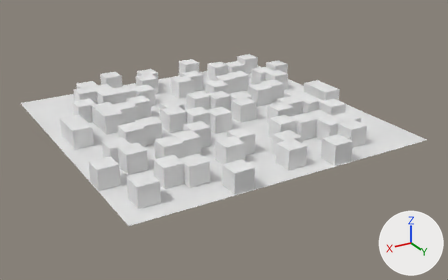
An edit to the Blender file sandbox/intermediary/capturetheflag.blend, drawn before and after from the same camera.
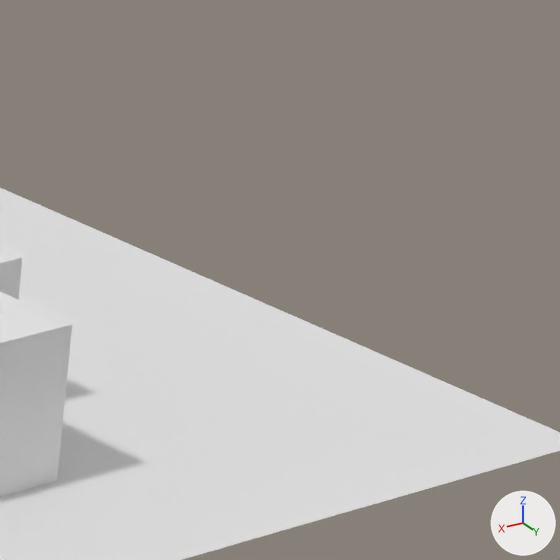
The first picture shows the older version from a camera (50 mm lens) standing at (15.4, 27.4, 12.3) and looking at (-0.4, 1.0, -0.9). The close-ups show both versions on the part from 80% to 95% of the width and 31% to 55% of the height of that picture; other places that the commit changed are outside them. Every picture has the same lights, and +X, +Y and +Z are marked at lower right.

Script lines for the objects in view, before the commit:
```python
me_cube_095 = bpy.data.meshes.new('Cube.095')
me_cube_095.from_pydata(...)  # a box spanning x -1.0..1.0, y -1.0..1.0, z -1.0..1.0
me_cube_095.materials.append(mat_material_002)  # its picture is missing
me_cube_096 = bpy.data.meshes.new('Cube.096')
me_cube_096.from_pydata(...)  # a box spanning x -1.0..1.0, y -1.0..1.0, z -1.0..1.0
me_cube_096.materials.append(mat_material_002)  # its picture is missing
me_plane = bpy.data.meshes.new('Plane')
me_plane.from_pydata([(-8.1, -8.0, 0.0), (8.0, -8.0, 0.0), (-8.1, 8.0, 0.0), (8.0, 8.0, 0.0)], [], [(0, 1, 3, 2)])
me_plane.materials.append(mat_material_001)  # white #e7e7e7
ob_cube_051 = bpy.data.objects.new('Cube.051', me_cube_095)
ob_cube_051.location = (-4.548, 6.332, 0.5)
ob_cube_051.scale = (0.5, 0.5, 0.5)
ob_cube_052 = bpy.data.objects.new('Cube.052', me_cube_096)
ob_cube_052.location = (-5.038, 5.377, 0.5)
ob_cube_052.scale = (0.5, 0.5, 0.5)
ob_plane = bpy.data.objects.new('Plane', me_plane)
ob_plane.location = (0.0, 0.0, 0.0)
```
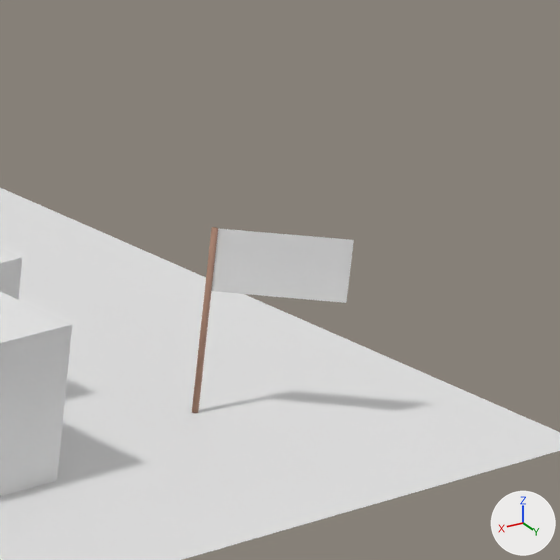
Pixel boxes [x1, y1, x2, y2] of what changed, in the close-ups (560 x 560 px):
'flag_green', added
    after: [192, 227, 354, 413]
    faces in mat_flagmat (its picture is missing): [211, 229, 354, 303]
    faces in mat_wood (its picture is missing): [192, 227, 218, 413]

The change, as a list of edits to the scene's bpy script:
```text
Add mat_flagmat:
    mat_flagmat = diffuse_material('FlagMat')
    mat_flagmat.base_color = (0.8, 0.8, 0.8)  # white #e7e7e7
Add mat_wood:
    mat_wood = diffuse_material('Wood')
    mat_wood.base_color = (0.42, 0.25, 0.182)  # beige #ad8976
Add me_cylinder_004:
    me_cylinder_004.from_pydata(...)  # 50 vertices, 37 faces; spans x -0.09..4.0, y -0.09..0.1, z 0.0..6.0
    me_cylinder_004.polygons.foreach_set('use_smooth', [True] * 37)
    # faces by material slot: [21, 16]
    me_cylinder_004.materials.append(mat_wood)  # its picture is missing
    me_cylinder_004.materials.append(mat_flagmat)  # its picture is missing
Add ob_flag_green:
    ob_flag_green = bpy.data.objects.new('flag_green', me_cylinder_004)
    ob_flag_green.location = (-6.479, 6.482, 0.0)
    ob_flag_green.rotation_euler = (0.0, 0.0, 2.356)  # degrees (0, 0, 135)
    ob_flag_green.scale = (0.2, 0.2, 0.2)
```
